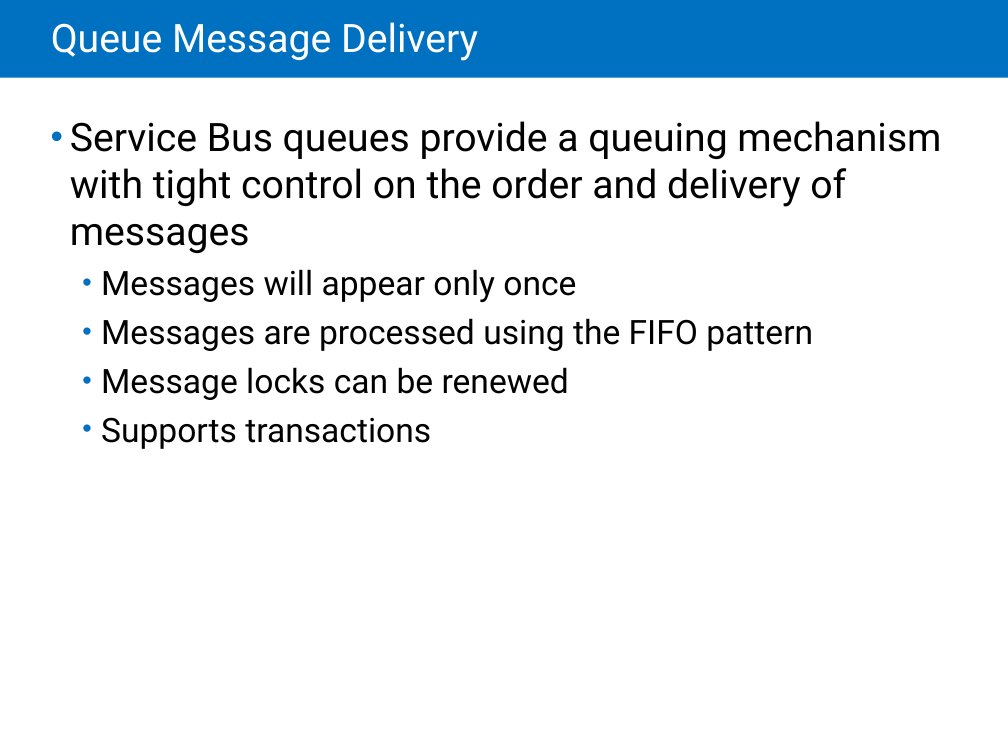
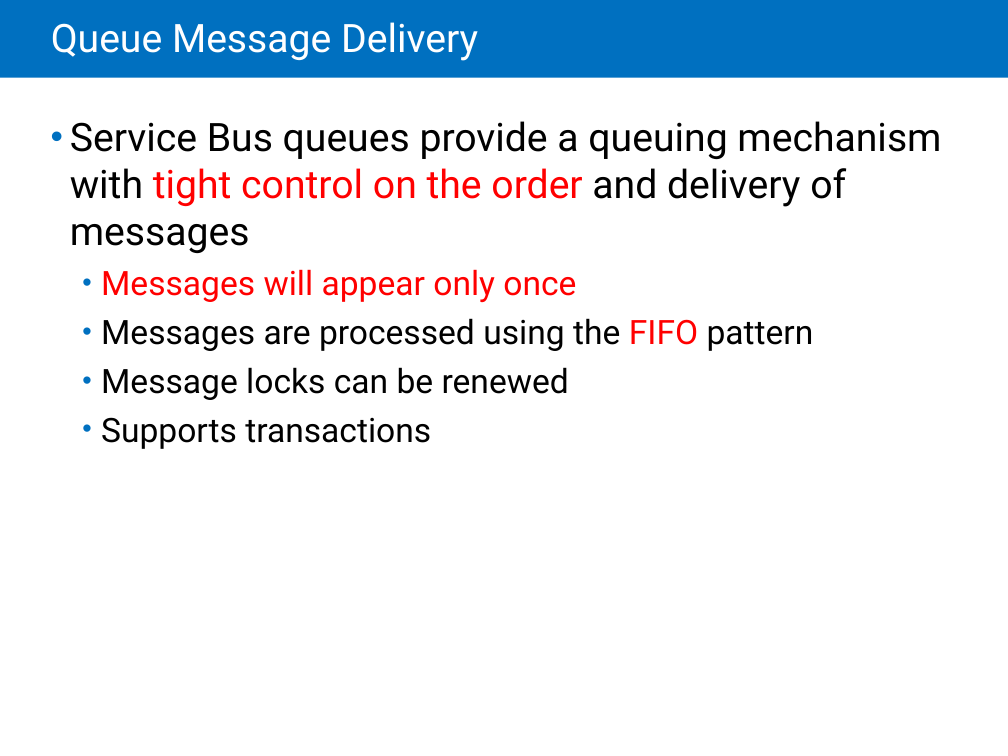
Before and after one commit to LarsKjeldsen/Kursus-az203, a slide deck: slide 15 of MOC/Module 08 Queues and Service Bus/20532C-08.pptx. Drawn at 1008x756 pixels with LibreOffice and Linux fonts; fonts in the diff are those of the drawing. Boxes give left, top, right and bottom in pixels: in the first picture for what was removed or moved away, otherwise in the second. Text is boxed around its words. In the diff, an @@ line names an element or a change of style, - is before the commit and + after.

```diff
--- a/MOC/Module 08 Queues and Service Bus/20532C-08.pptx
+++ b/MOC/Module 08 Queues and Service Bus/20532C-08.pptx
@@ text at [70, 121, 941, 351]: text colour #000000 to #FF0000 in "tight control on the order", "Messages will appear only once", "FIFO" @@
```
Also in this commit, not shown: 14 other slides changed, 1 slide removed, 1 other file.
